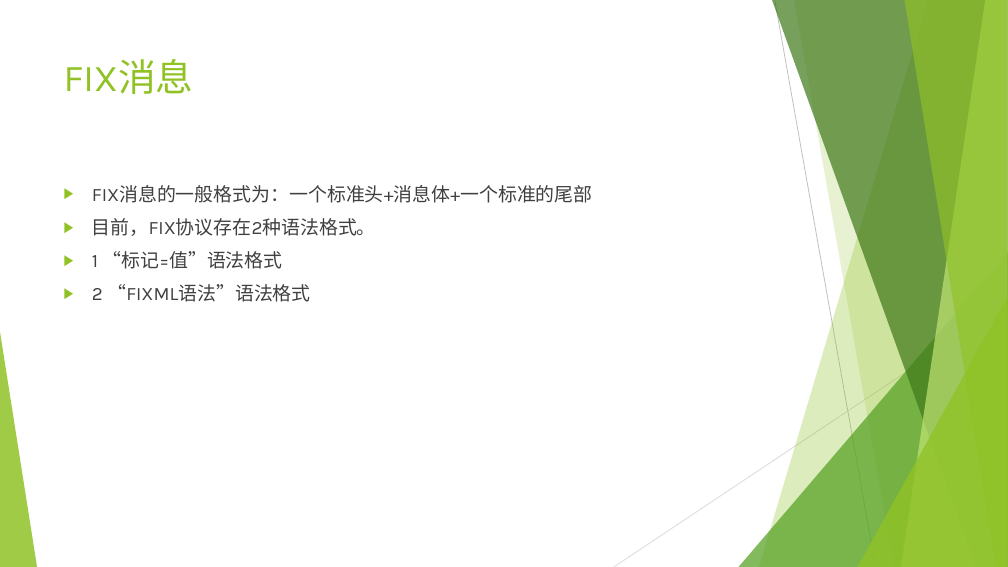
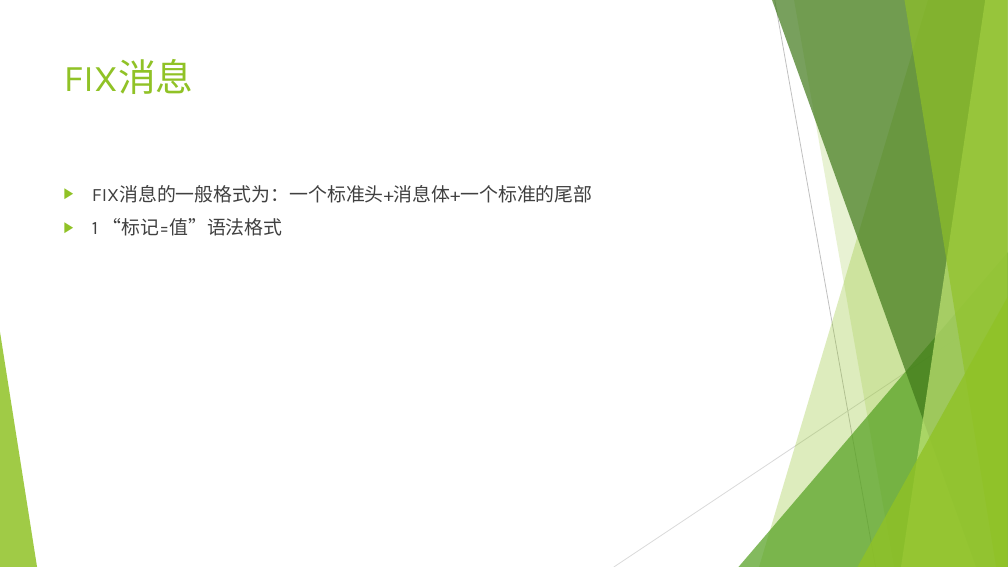
Before and after one commit to JyinChan/report, a slide deck: slide 20 of report.pptx (slide 21 before the commit). Drawn at 1008x567 pixels with LibreOffice and Linux fonts; fonts in the diff are those of the drawing. Boxes give left, top, right and bottom in pixels: in the first picture for what was removed or moved away, otherwise in the second. Text is boxed around its words. In the diff, an @@ line names an element or a change of style, - is before the commit and + after.

```diff
--- a/report.pptx
+++ b/report.pptx
@@ text at (92,218,376,236): paragraph removed @@
-▶ 目前，FIX协议存在2种语法格式。
@@ text at (92,284,310,302): paragraph removed @@
-▶ 2 “FIXML语法”语法格式
```
Also in this commit, not shown: 3 other slides changed, 1 slide removed.
